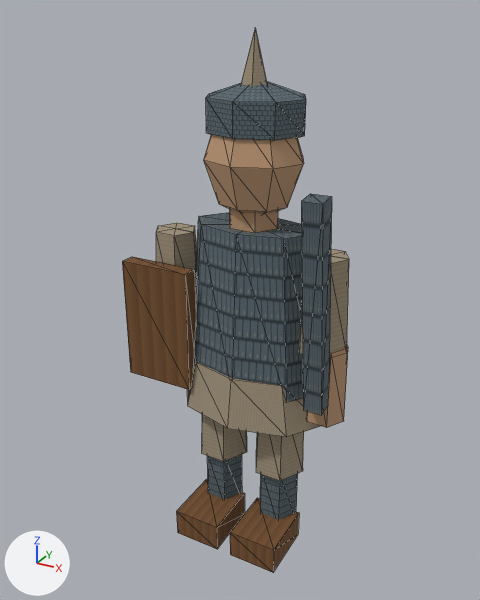
A saved change to the glTF model app/src/main/assets/3d/field/unit-SWORD-lod1.glb.
The view is the same before and after, from a camera (50 mm lens) standing at (0.24, -0.459, 0.461) and looking at (-0.011, -0.003, 0.233). The axes (+X, +Y, +Z) are drawn at lower left. The lights are the same throughout. The picture after the commit comes second. Mesh edges are drawn as thin lines. Vertices at exactly the same position are counted once.
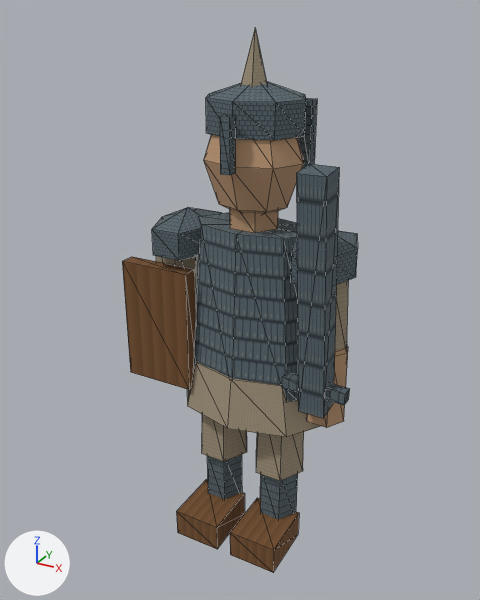
What the commit changed:
me_mesh_0 is used by ob_mesh_0; location (0.0, 0.0, 0.0).
me_mesh_0 had 285 vertices, 367 faces and spanned x -0.11..0.088, y -0.054..0.044, z 0.0..0.448.
me_mesh_0 now has 365 vertices, 471 faces and spans x -0.11..0.097, y -0.054..0.044, z 0.0..0.448.
me_mesh_0 part 1: the loose piece of 8 vertices spanning x 0.007..0.051, y -0.054..0.0, z 0.0..0.026 is copied, and the copy is scaled about its middle by (0.273, 0.185, 2), then moved by (0.002, 0.055, 0.358); it spans x 0.025..0.037, y 0.023..0.033, z 0.345..0.397.
me_mesh_0 part 2: the loose piece of 8 vertices spanning x -0.11..-0.045, y -0.034..-0.02, z 0.15..0.26 is copied, and the copy is scaled about its middle by (0.123, 0.571, 0.373), then moved by (0.078, -0.014, 0.166); it spans x -0.004..0.004, y -0.045..-0.037, z 0.35..0.391.
me_mesh_0 part 3: the loose piece of 8 vertices spanning x 0.062..0.078, y -0.048..-0.012, z 0.159..0.341 is rebuilt with 8 vertices and now spans x 0.059..0.081, y -0.051..-0.009, z 0.159..0.361.
me_mesh_0 part 4: a new loose piece of 24 vertices spanning x -0.089..-0.037, y -0.034..0.034, z 0.26..0.306, in mat_material_0.
me_mesh_0 part 5: a new loose piece of 24 vertices spanning x 0.037..0.089, y -0.034..0.034, z 0.26..0.306, in mat_material_0.
Part 6, on me_mesh_0:
8 vertices are added at x 0.043..0.097, y -0.029..-0.019, z 0.175..0.185.
10 new faces join them.
Other edits to the shape of me_mesh_0 do not show in these pictures.

Changed parts and their boxes [x1, y1, x2, y2] in the pictures (480 x 600 px):
'Mesh_0', reshaped
    before: [122, 29, 349, 572]
    after: [122, 29, 358, 572]
part 1 of me_mesh_0, added
    after: [298, 98, 317, 168]
part 2 of me_mesh_0, added
    after: [220, 115, 235, 175]
part 3 of me_mesh_0, rebuilt (38% wider, 15% taller)
    before: [301, 194, 332, 415]
    after: [296, 164, 339, 418]
part 4 of me_mesh_0, added
    after: [152, 207, 221, 261]
part 5 of me_mesh_0, added
    after: [291, 231, 358, 284]
part 6 of me_mesh_0, added (blue)
    after: [282, 374, 349, 405]
